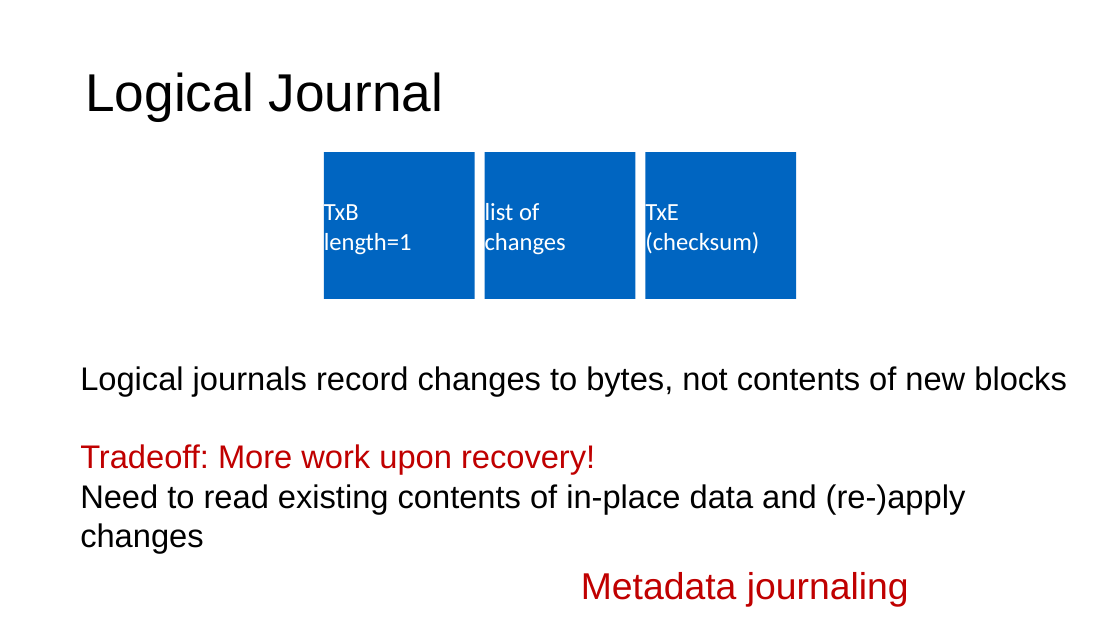
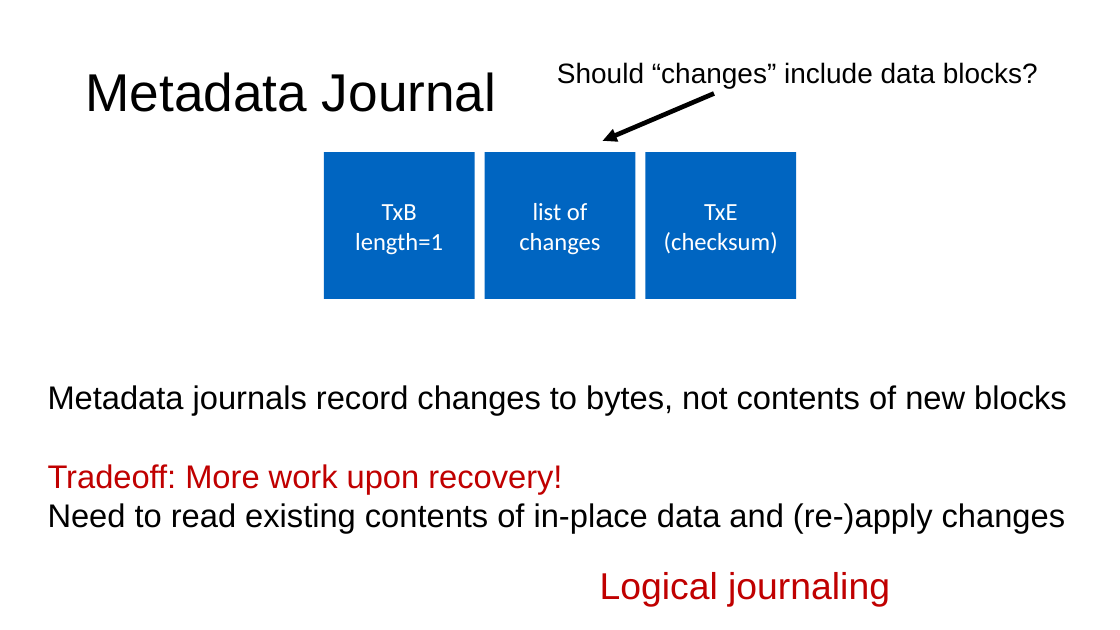
Before and after one commit to ngsrinivas/coursegen, a slide deck: slide 56 of ex/416-F23/staging/416-F23/lectures/13-crash-consistency.pptx (slide 55 before the commit). Drawn at 1120x630 pixels with LibreOffice and Linux fonts; fonts in the diff are those of the drawing. Boxes give left, top, right and bottom in pixels: in the first picture for what was removed or moved away, otherwise in the second. Text is boxed around its words. In the diff, an @@ line names an element or a change of style, - is before the commit and + after.

```diff
--- a/ex/416-F23/staging/416-F23/lectures/13-crash-consistency.pptx
+++ b/ex/416-F23/staging/416-F23/lectures/13-crash-consistency.pptx
@@ title at box(85, 72, 496, 112): text changed @@
-Logical Journal
+Metadata Journal
@@ text added at box(557, 62, 1038, 88), 24 pt, text #000000 @@
+Should “changes” include data blocks?
@@ arrow added from (714, 93) to (603, 141), #000000 4 pt @@
@@ alignment left to centre in 3 elements at box(323, 152, 475, 299), box(485, 152, 636, 299), box(645, 152, 797, 299) @@
@@ text "Metadata journals record changes to ...": place and size @@
-text "Metadata journals record changes to ..." at box(80, 366, 1067, 553)
+text "Metadata journals record changes to ..." at box(48, 385, 1067, 533)
@@ text at box(48, 385, 1067, 415): text changed @@
-Logical journals record changes to bytes, not contents of new blocks
+Metadata journals record changes to bytes, not contents of new blocks
@@ text at box(600, 572, 890, 607): text changed @@
-Metadata journaling
+Logical journaling
```
Also in this commit, not shown: 28 other slides changed, 1 slide removed, 1 other file.
